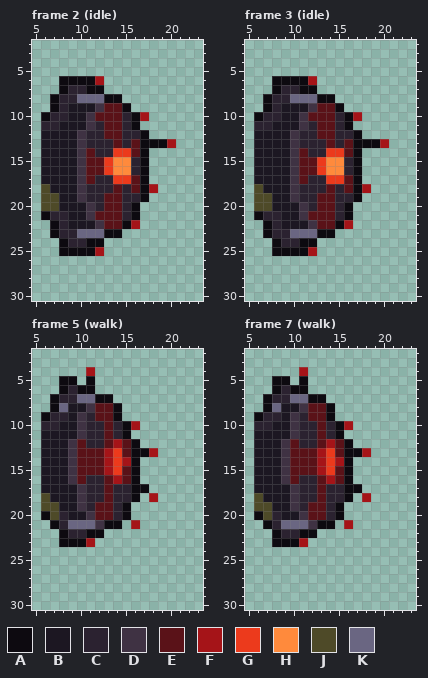
Pixel-art file, stored at assets/source/characters/rot_sticker/rot_01.ase. The picture above is the old version.
32x32 pixels, 15 frames. Shown: frame 2 (idle): x 5..23, y 2..30; frame 3 (idle): x 5..23, y 2..30; frame 5 (walk): x 5..23, y 2..30; frame 7 (walk): x 5..23, y 2..30. The commit also changed other frames, which this record leaves out.
Palette (. is transparent): A #0d0a10  B #1c1722  C #2b2230  D #3f3243  E #5a1218  F #a51418  G #ec3a1c  H #ff8a3c  J #4e4a28  K #6a6682
Pixels before, frame 2 (idle), first column x 6:
 6 ..AAAAF........
 7 ..ACCAA........
 8 .ACCKKKAA......
 9 .ACBBBDEEA.....
10 ACCBBDEEECAF...
11 CCBBBDCEECA....
12 BBBBDCCEECCA...
13 BBBBDCCCECEAAAF
14 BBBBDECCGGEA...
15 BBBBDEEGHHCA...
16 BBBBDEEGHHCA...
17 BBBBDECCGGEA...
18 JBBBDCCCECEAF..
19 JJBBDCCEECCA...
20 JJBBBDCEECA....
21 ACCBBDEEECA....
22 .ACBBBDEEAF....
23 .ACCKKKAA......
24 ..ACCAA........
25 ..AAAAF........
Pixels before, frame 3 (idle), first column x 6:
 6 ..AAAAF........
 7 ..ACCAA........
 8 .ACCKKKAA......
 9 .ACBBBDEEA.....
10 ACCBBDEEECAF...
11 CCBBBDCEECA....
12 BBBBDCCEECCA...
13 BBBBDCCCECEAAAF
14 BBBBDECCGGEA...
15 BBBBDEEGHHCA...
16 BBBBDEEGHHCA...
17 BBBBDECCGGEA...
18 JBBBDCCCECEAF..
19 JJBBDCCEECCA...
20 JJBBBDCEECA....
21 ACCBBDEEECA....
22 .ACBBBDEEAF....
23 .ACCKKKAA......
24 ..ACCAA........
25 ..AAAAF........
Pixels before, frame 5 (walk), first column x 6:
 4 .....F.......
 5 ..AA.A.......
 6 ..ACAA.......
 7 .ACCKKAA.....
 8 .AKBBDEEA....
 9 ACCBDCEEA....
10 CCBBDCCECAF..
11 BBBBDCCECA...
12 BBBDECCEFEA..
13 BBBDEEEFGEAAF
14 BBBDEEEFGFA..
15 BBBDEEEFGEA..
16 BBBDECCEFEA..
17 BBBBDCCECCAA.
18 JBBBDCCECCA.F
19 JJBBDCEECA...
20 AJCBBDEECA...
21 .ACKKKDAA.F..
22 ..ACCAA......
23 ..AAAF.......
Pixels before, frame 7 (walk), first column x 6:
 4 .....F.......
 5 ..AA.A.......
 6 ..ACAA.......
 7 .ACCKKAA.....
 8 .AKBBDEEA....
 9 ACCBDCEEA....
10 CCBBDCCECAF..
11 BBBBDCCECA...
12 BBBDECCEFEA..
13 BBBDEEEFGEAAF
14 BBBDEEEFGFA..
15 BBBDEEEFGEA..
16 BBBDECCEFEA..
17 BBBBDCCECCAA.
18 JBBBDCCECCA.F
19 JJBBDCEECA...
20 AJCBBDEECA...
21 .ACKKKDAA.F..
22 ..ACCAA......
23 ..AAAF.......
After:
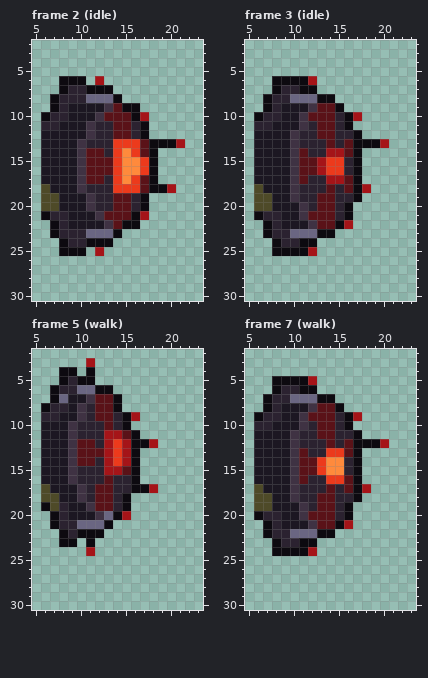
The exact change:
Frame 2 (idle):
y 6: x 11 A -> .
y 7: x 13 . -> A
y 8: x 10 K -> C; x 13 A -> K
y 9: x 12..13 DE -> BD; x 16 . -> A
y 10: x 11..12 DE -> BD; x 15 C -> E
y 11: x 13 E -> C; x 15..17 CA. -> ECA
y 12: x 10..11 DC -> BD; x 13 E -> C; x 15 C -> E
y 13: x 14..17 ECEA -> GGGE; x 20..21 F. -> AF
y 14: x 12 C -> E; x 15..18 GEA. -> HGEA
y 15..16: x 13..14 GH -> EG; x 16..18 CA. -> HGA
y 17: x 12 C -> E; x 15..18 GEA. -> HGEA
y 18: x 14..20 ECEAF.. -> GGGEAAF
y 19: x 10..11 DC -> BD; x 13 E -> C; x 15 C -> E
y 20: x 13 E -> C; x 15..17 CA. -> ECA
y 21: x 11..12 DE -> BD; x 15 C -> E; x 17 . -> F
y 22: x 12..13 DE -> BD; x 16 F -> A
y 23: x 10 K -> C; x 13 A -> K
y 24: x 13 . -> A
y 25: x 11 A -> .
Frame 3 (idle):
y 14: x 14..15 GG -> FF
y 15..16: x 13..15 GHH -> FGG
y 17: x 14..15 GG -> FF
Frame 5 (walk):
y 3: x 11 . -> F
y 4: x 8..9 .. -> AA; x 11 F -> A
y 5: x 9..10 A. -> CA
y 6: x 7..8 .A -> AC; x 10..13 AA.. -> KKAA
y 7: x 8..14 CCKKAA. -> KBBDEEA
y 8: x 6..8 .AK -> ACC; x 10..11 BD -> DC
y 9: x 6 A -> C; x 8 C -> B; x 14..16 A.. -> CAF
y 10: x 6..7 CC -> BB; x 9..10 BD -> DC; x 16 F -> .
y 11: x 9..10 BD -> DC; x 13..16 ECA. -> FFEA
y 12: x 11 C -> E; x 13..15 EFE -> FGF; x 17..18 .. -> AF
y 13: x 15 E -> F; x 17..18 AF -> ..
y 14: x 12 E -> C
y 15: x 10..12 EEE -> CCC; x 14 G -> F
y 16: x 10 E -> C; x 14..15 FE -> CC
y 17: x 6 B -> J; x 12 C -> E; x 18 . -> F
y 18: x 7 B -> J; x 12 C -> E; x 15..16 CA -> A.; x 18 F -> .
y 19: x 6 J -> A; x 8 B -> C; x 10..11 DC -> BD
y 20: x 6..7 AJ -> .A; x 11..15 DEECA -> BDKAF
y 21: x 9 K -> C; x 12 D -> K; x 14 A -> .; x 16 F -> .
y 22: x 10 C -> A
y 23: x 10..11 AF -> .A
y 24: x 11 . -> F
Frame 7 (walk):
y 4: x 11 F -> .
y 5: x 10 . -> A; x 12 . -> F
y 6: x 10 A -> C; x 12 . -> A
y 7: x 12 A -> K; x 14 . -> A
y 8: x 8 K -> C; x 11..12 DE -> BD; x 14..15 A. -> EA
y 9: x 10..11 DC -> BD; x 14..17 A... -> ECAF
y 10: x 10..11 DC -> BD; x 14..16 CAF -> ECA
y 11: x 14..17 CA.. -> ECCA
y 12: x 9..10 DE -> BD; x 13..20 EFEA.... -> CECEAAAF
y 13: x 9..10 DE -> BD; x 12..13 EF -> CC; x 15..16 EA -> GE; x 18 F -> .
y 14: x 9..10 DE -> BD; x 13..17 FGFA. -> GHHCA
y 15: x 9..10 DE -> BD; x 13..17 FGEA. -> GHHCA
y 16: x 9..11 DEC -> BDE; x 13..17 EFEA. -> CGGEA
y 17: x 6 B -> J; x 13..14 EC -> CE; x 16 A -> E; x 18 . -> F
y 18: x 7 B -> J; x 14 C -> E; x 16..18 A.F -> CA.
y 19: x 10..12 DCE -> BDC; x 14..16 CA. -> ECA
y 20: x 7 J -> C; x 14..16 CA. -> ECA
y 21: x 9..11 KKK -> BBB; x 13..15 AA. -> EEA
y 22: x 7..8 .A -> AC; x 10..14 CAA.. -> KKKAA
y 23: x 9..12 AAF. -> CCAA
y 24: x 8..12 ..... -> AAAAF
Changed places in both pictures, as pixel boxes (x1, y1, x2, y2):
changed: (77, 76, 185, 256)
changed: (317, 148, 344, 184)
changed: (41, 358, 158, 556)
changed: (254, 367, 389, 556)
